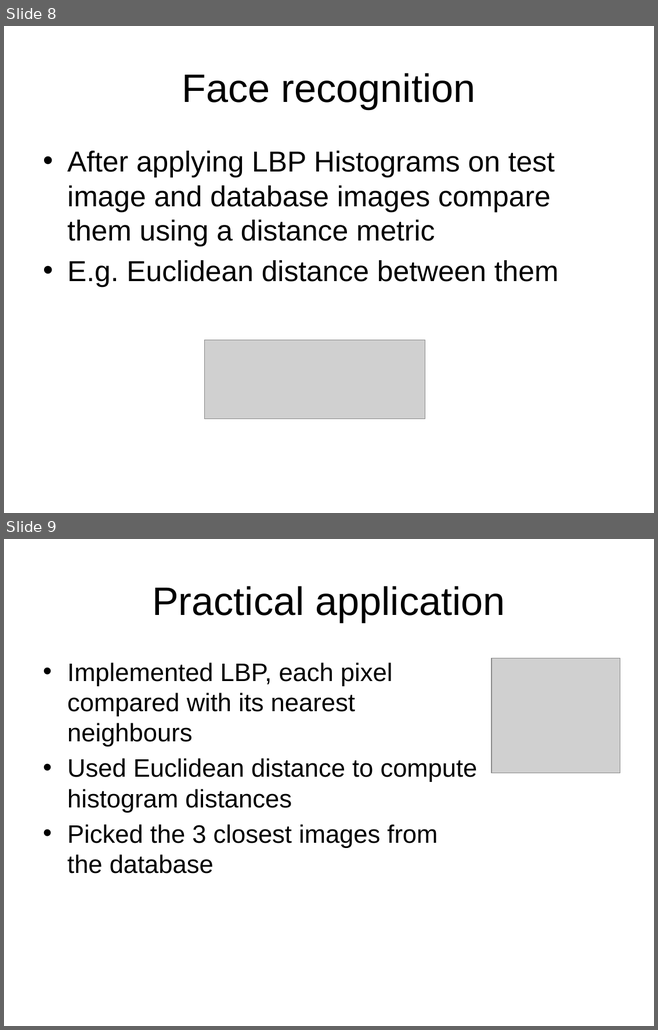
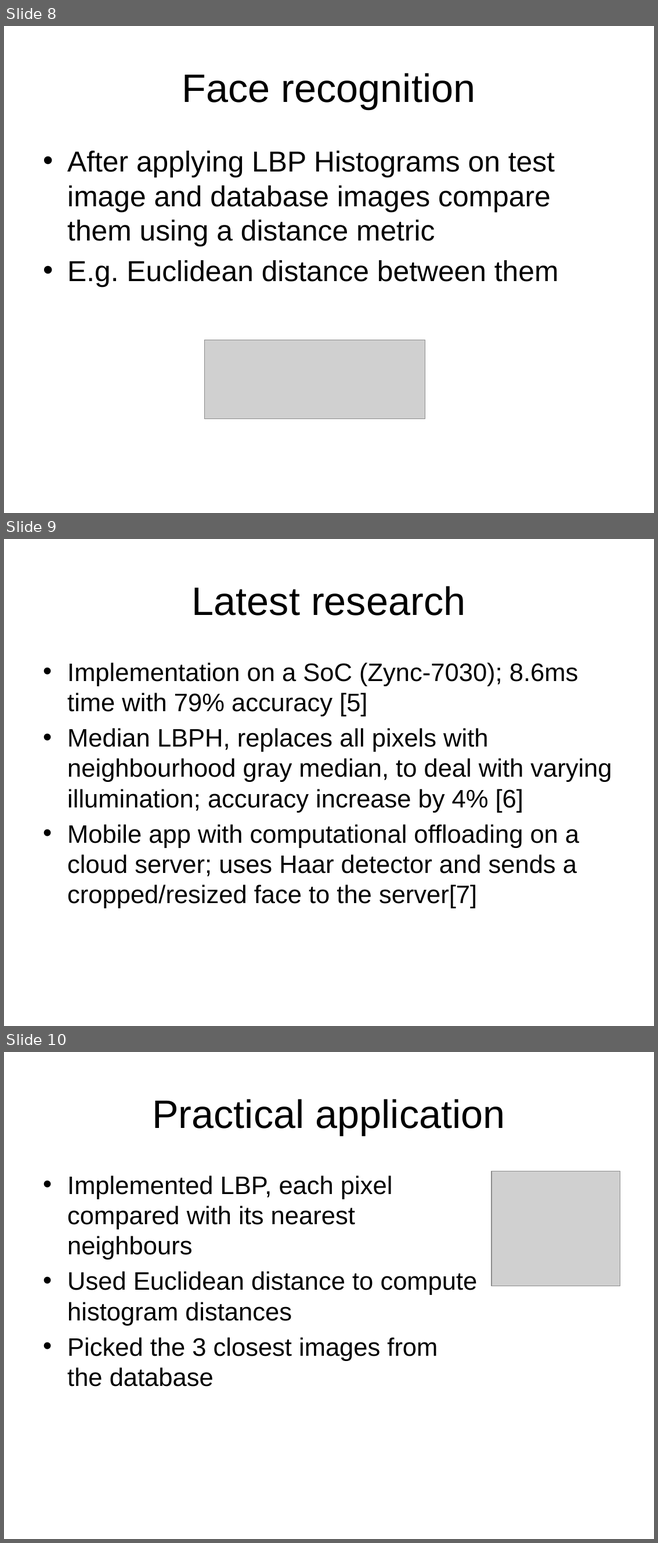
Before and after one commit to StefanSebastian/ImageProcessing, a slide deck: LBPFaceRecognition/Presentation.pptx. Shown one above the other, each under a label of ours: slides 8 and 9 before the commit, slides 8, 9 and 10 after it. The pictures are 658x1030 and 658x1543 pixels, drawn with LibreOffice and Linux fonts; fonts in the diff are those of the drawing; grey boxes stand for pictures; background and template pictures are left out. Boxes give left, top, right and bottom in pixels: in the first picture for what was removed or moved away, otherwise in the second. Text is boxed around its words. In the diff, an @@ line names an element or a change of style, - is before the commit and + after.

```diff
--- a/LBPFaceRecognition/Presentation.pptx
+++ b/LBPFaceRecognition/Presentation.pptx
@@ slide 9 added at [4, 539, 654, 1026], background picture (left out) @@
@@ title added at [192, 586, 465, 616], 44 pt, text #000000 @@
+Latest research
@@ text added at [67, 663, 611, 908], 28 pt, text #000000 @@
+• Implementation on a SoC (Zync-7030); 8.6ms time with 79% accuracy [5]
+• Median LBPH, replaces all pixels with neighbourhood gray median, to deal with varying illumination; accuracy increase by 4% [6]
+• Mobile app with computational offloading on a cloud server; uses Haar detector and sends a cropped/resized face to the server[7]
@@ what was slide 9 is now slide 10 @@
```
Also in this commit, not shown: 2 slides changed, 6 other files.
